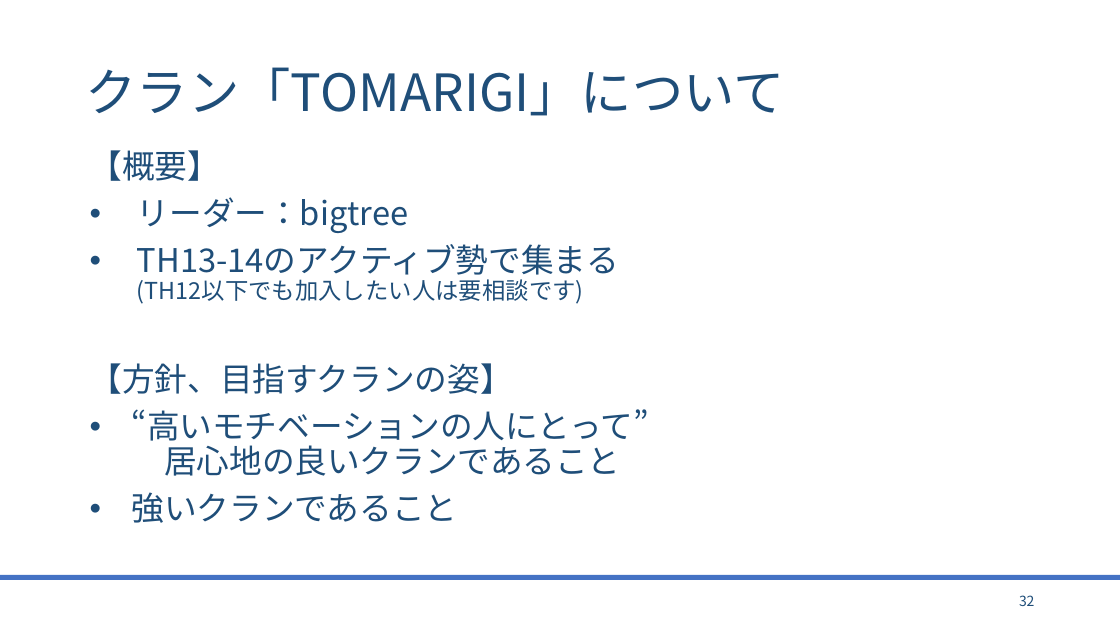
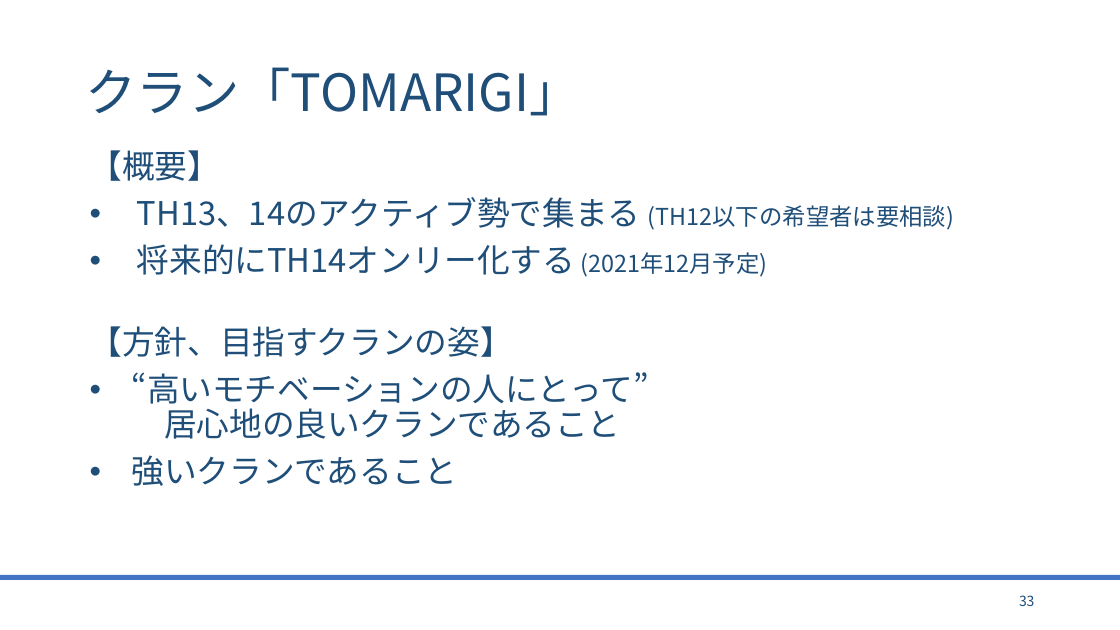
Before and after one commit to bigtreeCoC/documents, a slide deck: slide 33 of 東方とまほらまの今後について.pptx (slide 32 before the commit). Drawn at 1120x630 pixels with LibreOffice and Linux fonts; fonts in the diff are those of the drawing. Boxes give left, top, right and bottom in pixels: in the first picture for what was removed or moved away, otherwise in the second. Text is boxed around its words. In the diff, an @@ line names an element or a change of style, - is before the commit and + after.

Commit message:
東方とまほらま(5版) TOMARIGIについて

```diff
--- a/東方とまほらまの今後について.pptx
+++ b/東方とまほらまの今後について.pptx
@@ title at (85,67,580,116): text changed @@
-クラン「TOMARIGI」について
+クラン「TOMARIGI」
@@ text at (137,197,955,277): text changed @@
-• リーダー：bigtree
-• TH13-14のアクティブ勢で集まる
-  (TH12以下でも加入したい人は要相談です)
+• TH13、14のアクティブ勢で集まる (TH12以下の希望者は要相談)
+• 将来的にTH14オンリー化する (2021年12月予定)
@@ page number at (1019,595,1035,606): text changed @@
-32
+33
```
Also in this commit, not shown: 4 other slides changed, 1 slide added, 1 other file.
